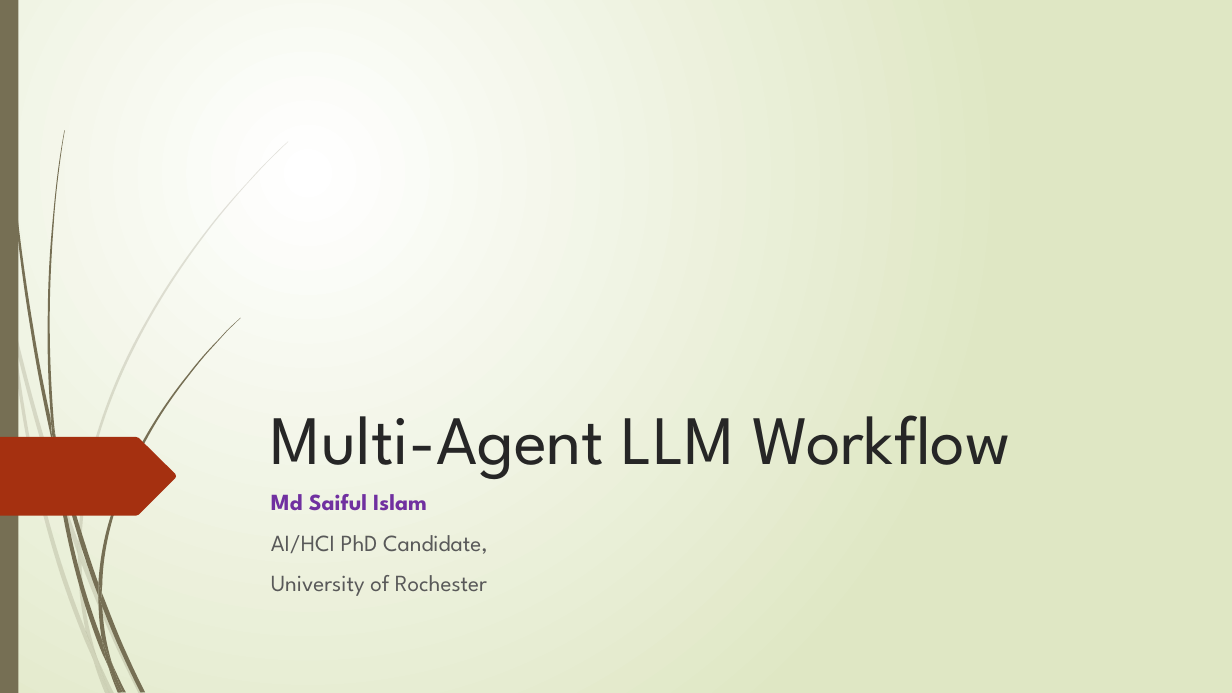
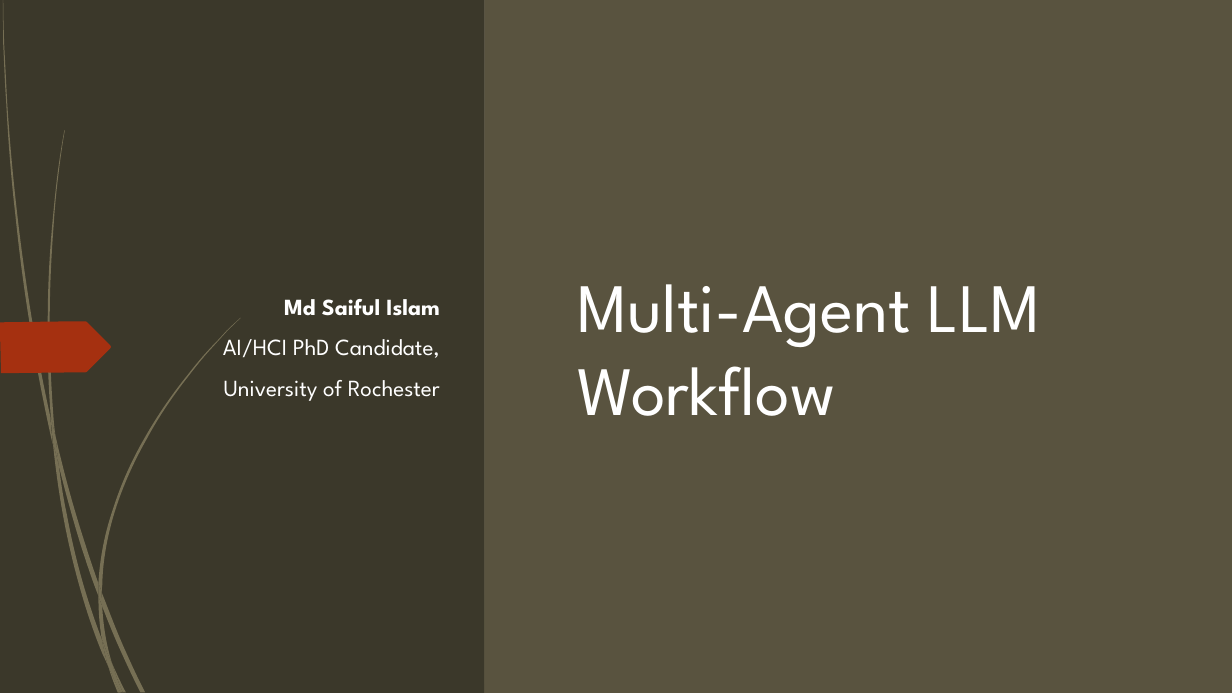
Before and after one commit to saiful1105020/stock_agent, a slide deck: slide 1 of workshop_slides.pptx. Drawn at 1232x693 pixels with LibreOffice and Linux fonts; fonts in the diff are those of the drawing. Boxes give left, top, right and bottom in pixels: in the first picture for what was removed or moved away, otherwise in the second. Text is boxed around its words. In the diff, an @@ line names an element or a change of style, - is before the commit and + after.

```diff
--- a/workshop_slides.pptx
+++ b/workshop_slides.pptx
@@ background gradient #FFFFFF to #DFE8C4 to gradient #A39F93 to #766E4E @@
@@ fill #766F54 to #E3EACF in 6 elements at bbox=[3, 0, 53, 445], bbox=[102, 592, 145, 692], bbox=[113, 665, 127, 693], bbox=[108, 667, 120, 693], bbox=[102, 639, 123, 692], bbox=[0, 0, 18, 693] @@
@@ rectangle added at bbox=[0, 0, 484, 693], fill #3B382A @@
@@ rectangle added at bbox=[484, 0, 1232, 693], fill #59533F @@
@@ subtitle "Md Saiful Islam": place and size @@
-subtitle "Md Saiful Islam" at bbox=[271, 494, 488, 596]
+subtitle "Md Saiful Islam" at bbox=[223, 299, 440, 401]
@@ subtitle "Md Saiful Islam" at bbox=[223, 299, 440, 401]: text colour #7030A0 to #FFFFFF in "Md Saiful Islam"; text colour #595959 to #FFFFFF in "AI/HCI PhD Candidate,", "University of Rochester"; alignment left to right; vertical alignment top to middle @@
@@ title "Multi-Agent LLM Workflow": place and size @@
-title "Multi-Agent LLM Workflow" at bbox=[271, 415, 1011, 479]
+title "Multi-Agent LLM Workflow" at bbox=[577, 284, 1041, 416]
@@ title "Multi-Agent LLM Workflow" at bbox=[577, 284, 1041, 416]: text colour #262626 to #FFFFFF; vertical alignment bottom to middle @@
@@ freeform shape added at bbox=[0, 322, 111, 373], fill #A53010 @@
@@ group removed at bbox=[10, 141, 288, 660]: 5 freeform shapes @@
@@ group removed at bbox=[47, 130, 240, 667]: 7 freeform shapes @@
@@ fill #766F54 at 20% opacity to #E3EACF at 20% opacity in 5 elements at bbox=[0, 261, 10, 323], bbox=[81, 551, 143, 693], bbox=[97, 657, 115, 693], bbox=[93, 660, 110, 693], bbox=[86, 631, 110, 693] @@
@@ group added at bbox=[3, 0, 240, 693]: 12 freeform shapes @@
```
Also in this commit, not shown: 2 other slides changed, 1 slide added, 6 other files.
